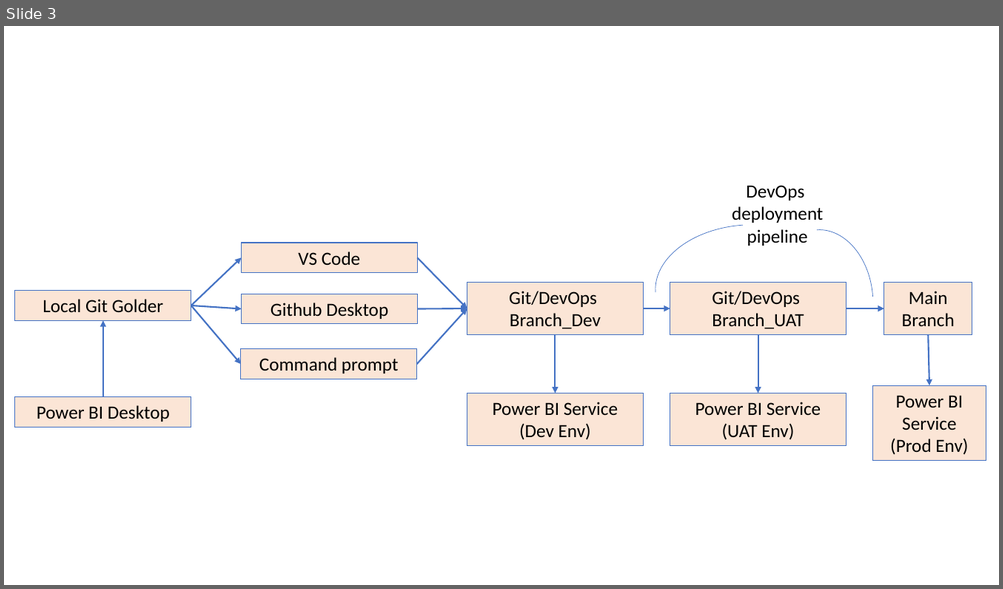
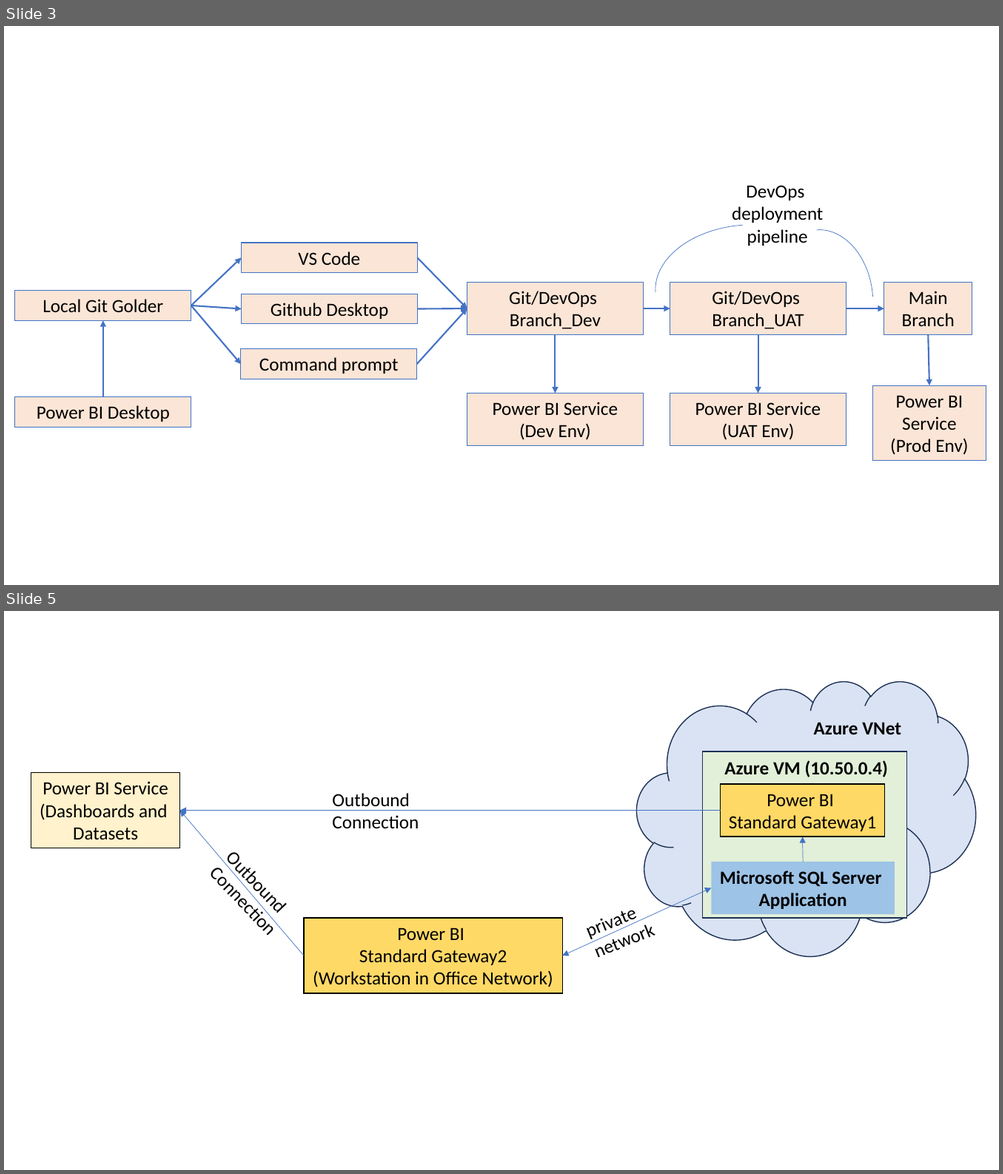
Before and after one commit to Vasanth101742/VasanthRepos2, a slide deck: LEARNING/Power BI/New Microsoft PowerPoint Presentation.pptx. Shown one above the other, each under a label of ours: slide 3 before the commit, slides 3 and 5 after it; the slides between them are not shown. The pictures are 1003x589 and 1003x1174 pixels, drawn with LibreOffice and Linux fonts; fonts in the diff are those of the drawing. Boxes give left, top, right and bottom in pixels: in the first picture for what was removed or moved away, otherwise in the second. Text is boxed around its words. In the diff, an @@ line names an element or a change of style, - is before the commit and + after.

```diff
--- a/LEARNING/Power BI/New Microsoft PowerPoint Presentation.pptx
+++ b/LEARNING/Power BI/New Microsoft PowerPoint Presentation.pptx
@@ slide 5 added at [4, 611, 999, 1170], background #FFFFFF @@
@@ cloud added at [637, 681, 976, 957], fill #DAE3F3, outline #1E3256 1 pt @@
@@ text added at [814, 722, 901, 735], 18 pt, text #000000, bold @@
+Azure VNet
@@ rectangle added at [703, 752, 907, 918], fill #E2F0D9, outline #1E3256 1 pt @@
@@ text added at [724, 760, 888, 777], 18 pt, text #000000, bold @@
+Azure VM (10.50.0.4)
@@ rectangle added at [31, 773, 179, 849], fill #FFF2CC, outline #000000 1 pt, 18 pt, text #000000 @@
+Power BI Service
+(Dashboards and
+Datasets
@@ rectangle added at [720, 784, 885, 837], fill #FFD966, outline #000000 1 pt, 18 pt, text #000000 @@
+Power BI
+Standard Gateway1
@@ arrow added from (304, 956) to (180, 810), #4472C4 0.5 pt @@
@@ arrow added from (720, 810) to (180, 810), #4472C4 0.5 pt @@
@@ text added at [332, 793, 418, 829], 18 pt, text #000000 @@
+Outbound
+Connection
@@ text added at [198, 838, 307, 949], 18 pt, text #000000 @@
+Outbound
+Connection
@@ arrow added from (803, 862) to (802, 837), #4472C4 0.5 pt @@
@@ rectangle added at [711, 862, 895, 914], fill #9DC3E6, 18 pt, text #000000, bold @@
+Microsoft SQL Server
+Application
@@ double arrow added from (562, 956) to (711, 889), #4472C4 0.5 pt @@
@@ rectangle added at [304, 918, 563, 994], fill #FFD966, outline #000000 1 pt, 18 pt, text #000000 @@
+Power BI
+Standard Gateway2
+(Workstation in Office Network)
@@ text added at [482, 971, 553, 988], 18 pt, text #000000 @@
+private
+network
```
Also in this commit, not shown: 1 other slide added, 12 other files.
